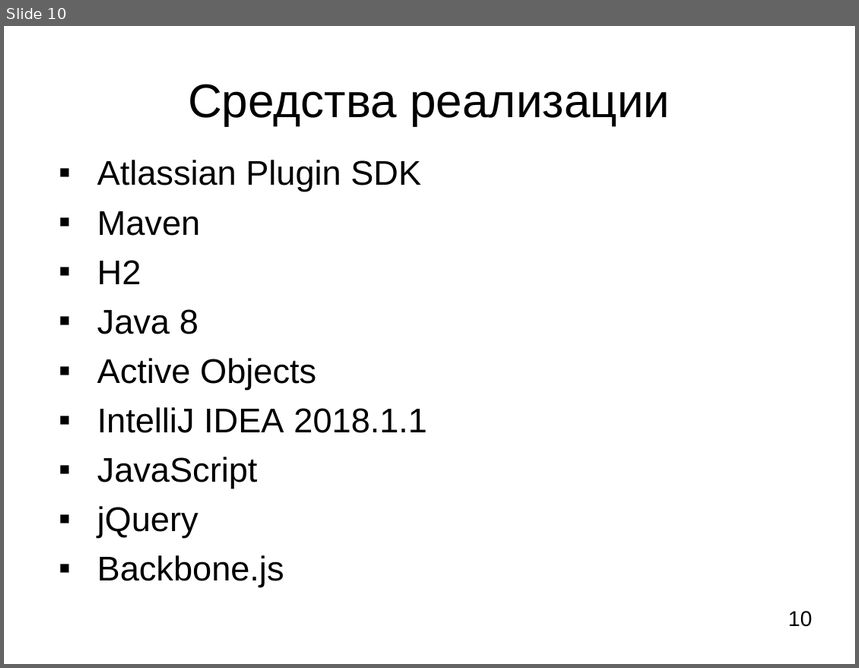
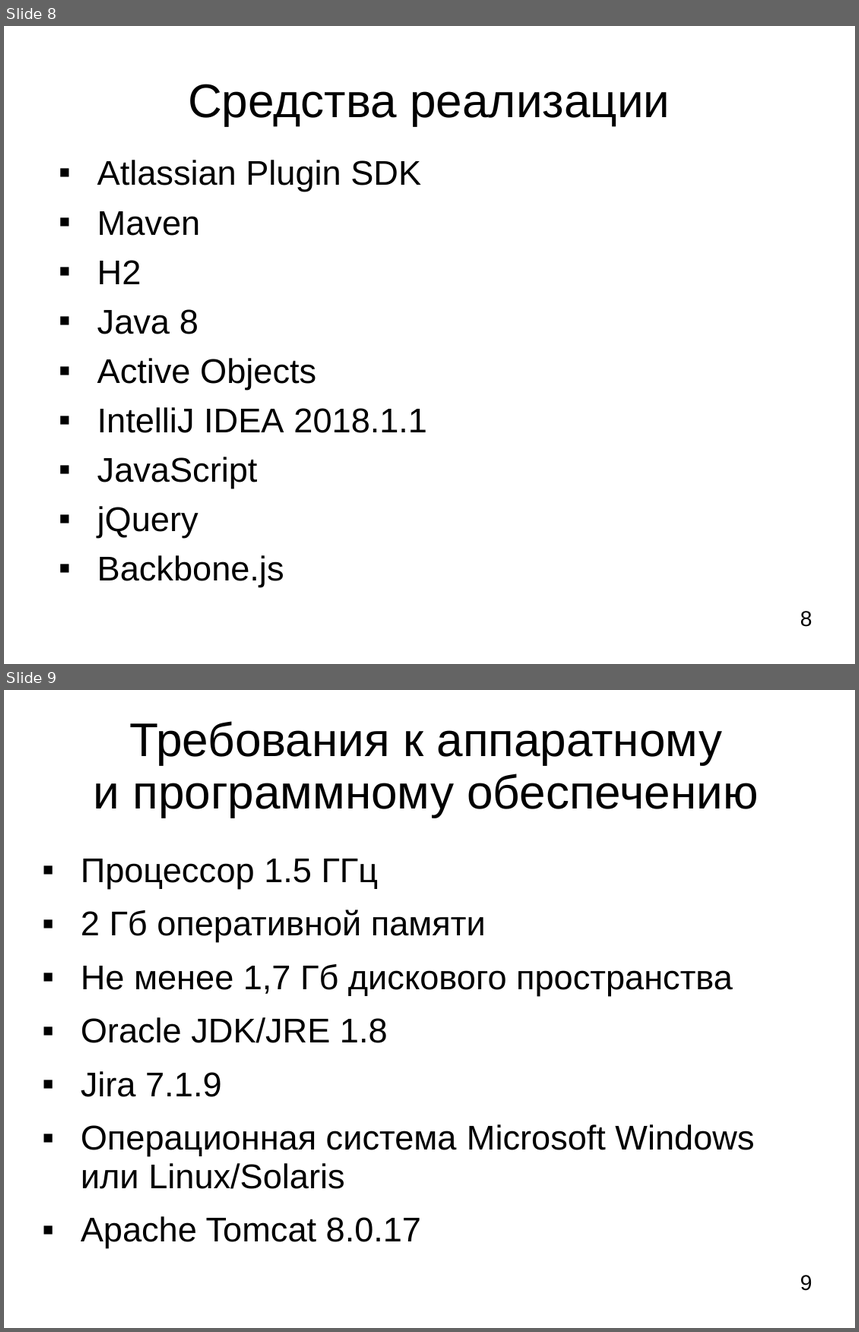
Before and after one commit to LilyTs/Diplom, a slide deck: Цаплина_(Дипломная).ppt. Shown one above the other, each under a label of ours: slide 10 before the commit, slides 8 and 9 after it. The pictures are 859x668 and 859x1332 pixels, drawn with LibreOffice and Linux fonts; fonts in the diff are those of the drawing. Boxes give left, top, right and bottom in pixels: in the first picture for what was removed or moved away, otherwise in the second. Text is boxed around its words. In the diff, an @@ line names an element or a change of style, - is before the commit and + after.

```diff
--- a/Цаплина_(Дипломная).ppt
+++ b/Цаплина_(Дипломная).ppt
@@ slide 9 added at bbox=[4, 690, 855, 1328], background #FFFFFF @@
@@ title added at bbox=[94, 721, 758, 817], 44 pt, text #000000 @@
+Требования к аппаратному и программному обеспечению
@@ text added at bbox=[81, 859, 754, 1249], 32 pt, text #000000 @@
+▪ Процессор 1.5 ГГц
+▪ 2 Гб оперативной памяти
+▪ Не менее 1,7 Гб дискового пространства
+▪ Oracle JDK/JRE 1.8
+▪ Jira 7.1.9
+▪ Операционная система Microsoft Windows или Linux/Solaris
+▪ Apache Tomcat 8.0.17
@@ page number added at bbox=[800, 1275, 813, 1291], 20 pt, text #000000 @@
+9
@@ what was slide 10 is now slide 8 @@
@@ page number at bbox=[800, 611, 813, 627]: text changed @@
-10
+8
```
Also in this commit, not shown: 8 slides changed, 3 other slides added, 13 slides removed, 2 other files.
